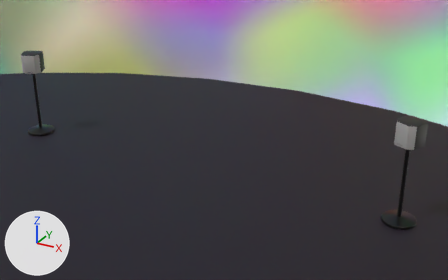
The Blender file blender/two_speakers.blend: old version first, new version second.
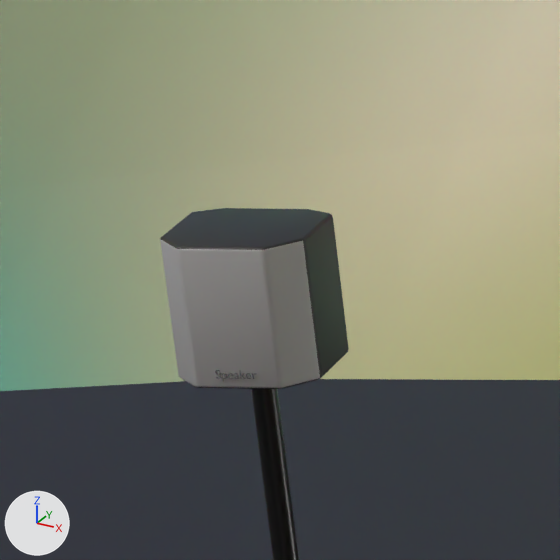
There are two pictures of each version: one whole from a 50 mm camera at (4.33, -0.96, 4.06) aimed at (0.42, 6.15, 0.51), one close up on the part from 0% to 16% of the width and 9% to 34% of the height. Lighting does not change. The marker at lower left points along +X, +Y and +Z.

Script lines for the objects in view, before the commit:
```python
me_circle = bpy.data.meshes.new('Circle')
me_circle.from_pydata(...)  # 32 vertices, 1 face; spans x -1.0..1.0, y -1.0..1.0, z 0.0
me_circle.materials.append(mat_material_002)  # black #201926
me_cube_001 = bpy.data.meshes.new('Cube.001')
me_cube_001.from_pydata(...)  # 16 vertices, 14 faces; spans x -1.0..1.0, y -1.0..1.0, z -1.0..1.0
me_cube_001.polygons.foreach_set('use_smooth', [True] * 14)
# faces by material slot: [3, 11]
me_cube_001.materials.append(mat_speaker)  # its picture is missing
me_cube_001.materials.append(mat_speakerbody)  # black #2d2d2d
me_icosphere = bpy.data.meshes.new('Icosphere')
me_icosphere.from_pydata(...)  # 2562 vertices, 5120 faces; spans x -1.0..1.0, y -1.0..1.0, z -1.0..1.0
me_icosphere.materials.append(mat_material)
ob_circle = bpy.data.objects.new('Circle', me_circle)
ob_circle.location = (0.0, 0.0, 0.0)
ob_circle.scale = (10.0, 10.0, 10.0)
ob_icosphere = bpy.data.objects.new('Icosphere', me_icosphere)
ob_icosphere.location = (0.0, 0.0, 0.0)
ob_icosphere.scale = (75.3, 75.3, 75.3)
ob_speaker_l = bpy.data.objects.new('Speaker_L', me_cube_001)
ob_speaker_l.location = (-3.0, 6.0, 1.2)
ob_speaker_l.rotation_euler = (0.0, 0.0, 0.464)  # degrees (0, 0, 27)
ob_speaker_l.scale = (0.15, 0.15, 0.15)
_m = ob_speaker_l.modifiers.new('Bevel', 'BEVEL')
_m.width = 0.06
_m.width_pct = 0.06
_m.segments = 3
# also in view: 'Cylinder.002' at (-3.0, 6.0, 0.55)
```
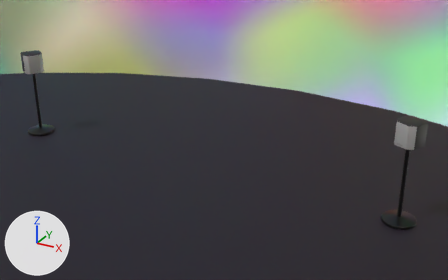
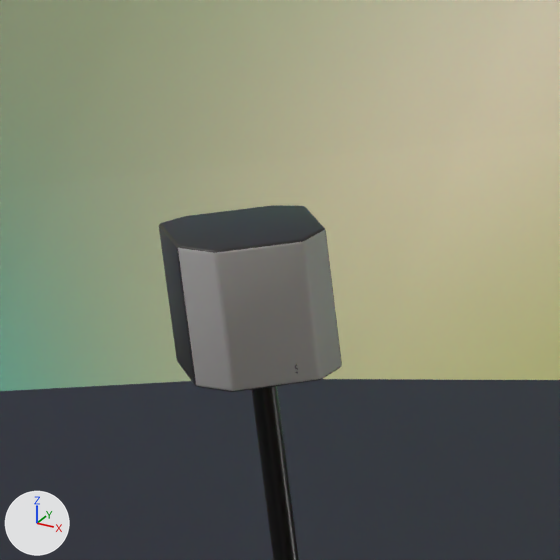
Where the newer file only moved an object's origin or applied its transform, the numbers keep the older frame.

Scene script edits in JSON lines:
```json
{"op": "set", "path": "ob_speaker_l.rotation_euler", "old": "(0.0, 0.0, 0.464)", "new": "(0.0, 0.0, 0.981)", "note": "degrees (0, 0, 27) -> degrees (0, 0, 56)"}
```

Location of each change, (x1, y1, x2, y2) in pixels of the close-ups (560 x 560 px):
```json
{"object": "Speaker_L", "change": "turned", "before": [160, 208, 349, 389], "after": [159, 205, 342, 392]}
{"object": "Cylinder.002", "change": "turned", "before": [251, 389, 299, 560], "after": [252, 386, 299, 560]}
```
